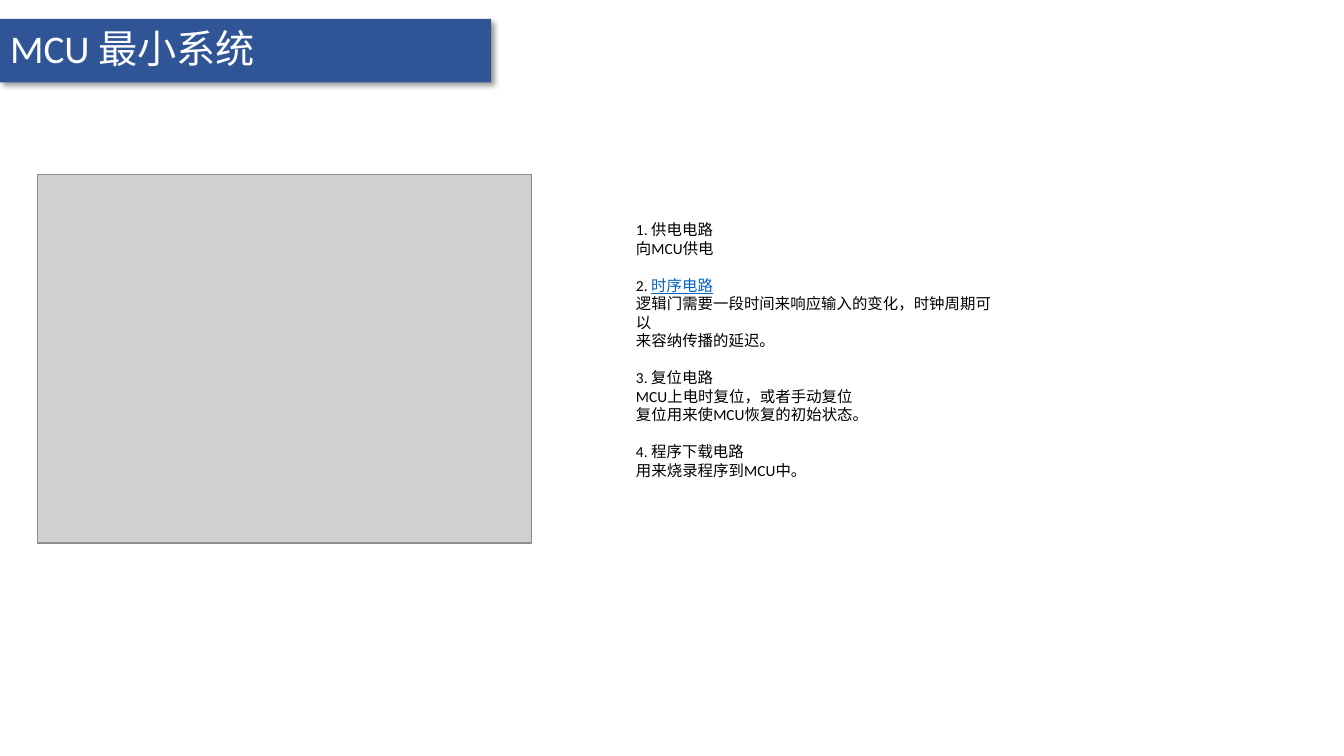
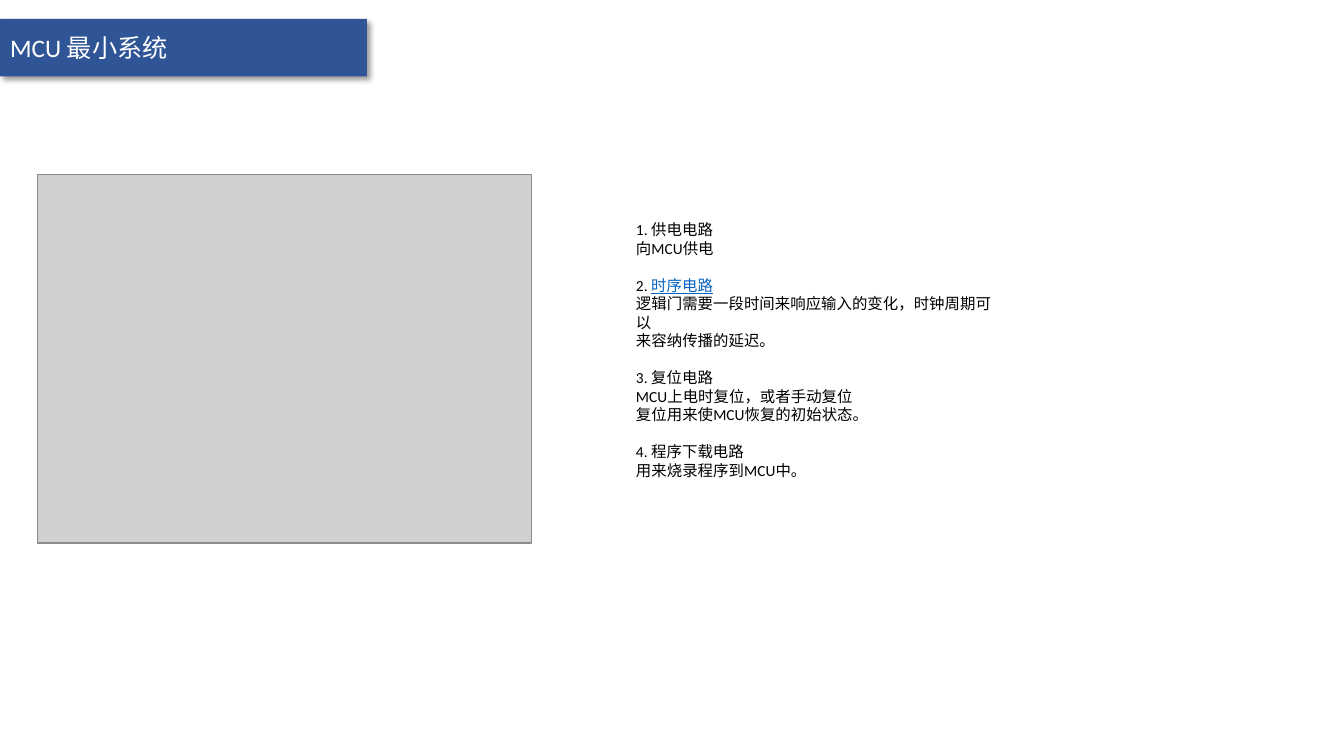
Before and after one commit to FL-LearningGroup/LucasNote, a slide deck: slide 3 of compute/embedded-system/MCU.pptx. Drawn at 1344x756 pixels with LibreOffice and Linux fonts; fonts in the diff are those of the drawing; grey boxes stand for pictures. Boxes give left, top, right and bottom in pixels: in the first picture for what was removed or moved away, otherwise in the second. Text is boxed around its words. In the diff, an @@ line names an element or a change of style, - is before the commit and + after.

```diff
--- a/compute/embedded-system/MCU.pptx
+++ b/compute/embedded-system/MCU.pptx
@@ text "MCU 最小系统" at [10, 36, 168, 59]: size 28 to 18 pt; vertical alignment top to middle @@
@@ rectangle: place and size @@
-rectangle at [0, 19, 491, 83]
+rectangle at [0, 19, 367, 77]
```
Also in this commit, not shown: 2 other slides changed, 10 slides added, 22 other files.
